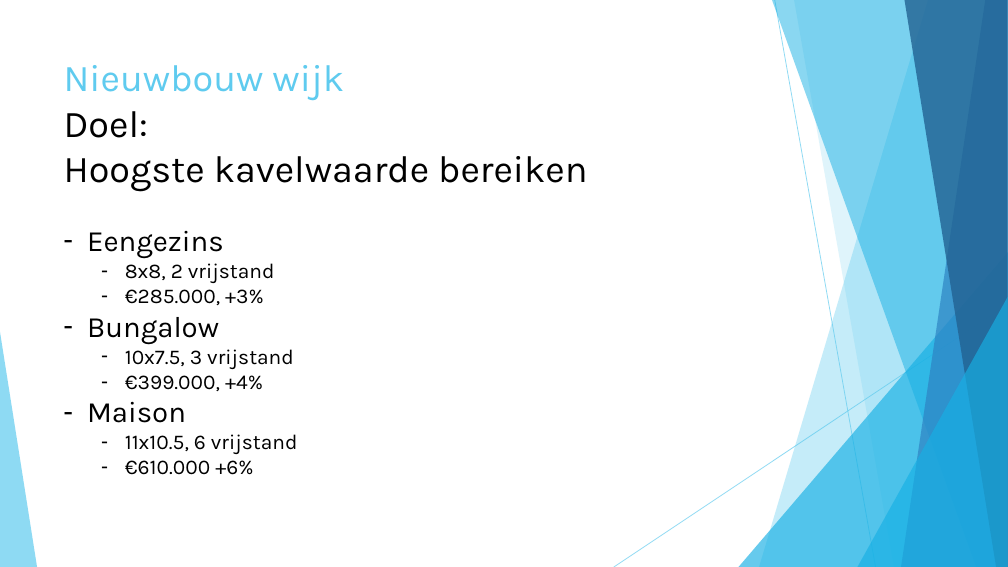
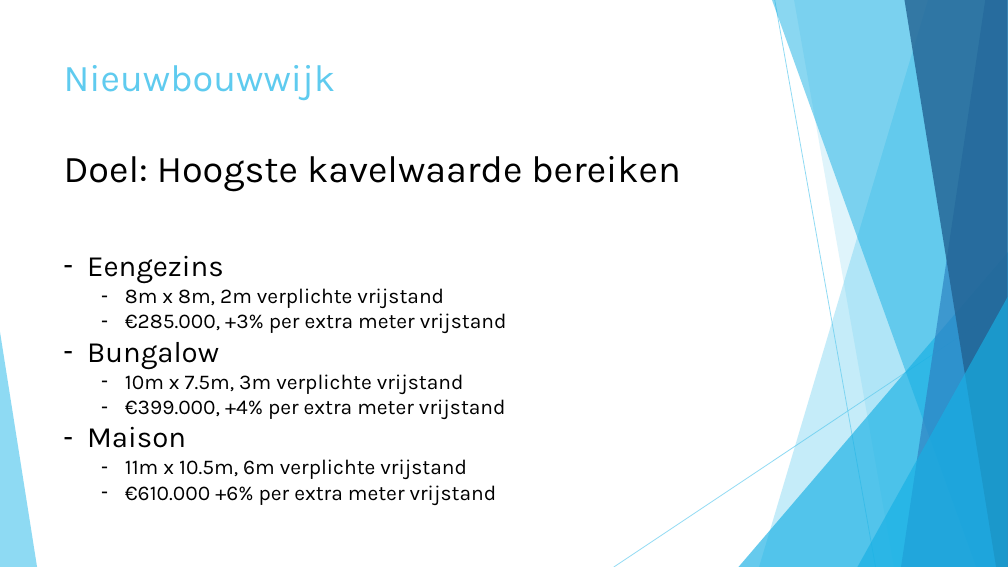
Before and after one commit to roosgreven/Heuristieken, a slide deck: slide 2 of files/presentatie heuristieken.pptx. Drawn at 1008x567 pixels with LibreOffice and Linux fonts; fonts in the diff are those of the drawing. Boxes give left, top, right and bottom in pixels: in the first picture for what was removed or moved away, otherwise in the second. Text is boxed around its words. In the diff, an @@ line names an element or a change of style, - is before the commit and + after.

```diff
--- a/files/presentatie heuristieken.pptx
+++ b/files/presentatie heuristieken.pptx
@@ title at box(64, 65, 681, 192): spaces changed @@
-Nieuwbouw wijk
-Doel:
-Hoogste kavelwaarde bereiken
+Nieuwbouwwijk
+Doel: Hoogste kavelwaarde bereiken
@@ text "Eengezins": place and size @@
-text "Eengezins" at box(87, 231, 298, 475)
+text "Eengezins" at box(87, 256, 507, 505)
@@ text at box(125, 288, 507, 333): text changed @@
-  – 8x8, 2 vrijstand
-  – €285.000, +3%
+  – 8m x 8m, 2m verplichte vrijstand
+  – €285.000, +3% per extra meter vrijstand
@@ text at box(125, 369, 506, 419): text changed @@
-  – 10x7.5, 3 vrijstand
-  – €399.000, +4%
+  – 10m x 7.5m, 3m verplichte vrijstand
+  – €399.000, +4% per extra meter vrijstand
@@ text at box(125, 459, 497, 505): text changed @@
-  – 11x10.5, 6 vrijstand
-  – €610.000 +6%
+  – 11m x 10.5m, 6m verplichte vrijstand
+  – €610.000 +6% per extra meter vrijstand
```
Also in this commit, not shown: 5 other slides changed, 2 slides added, 4 other files.
